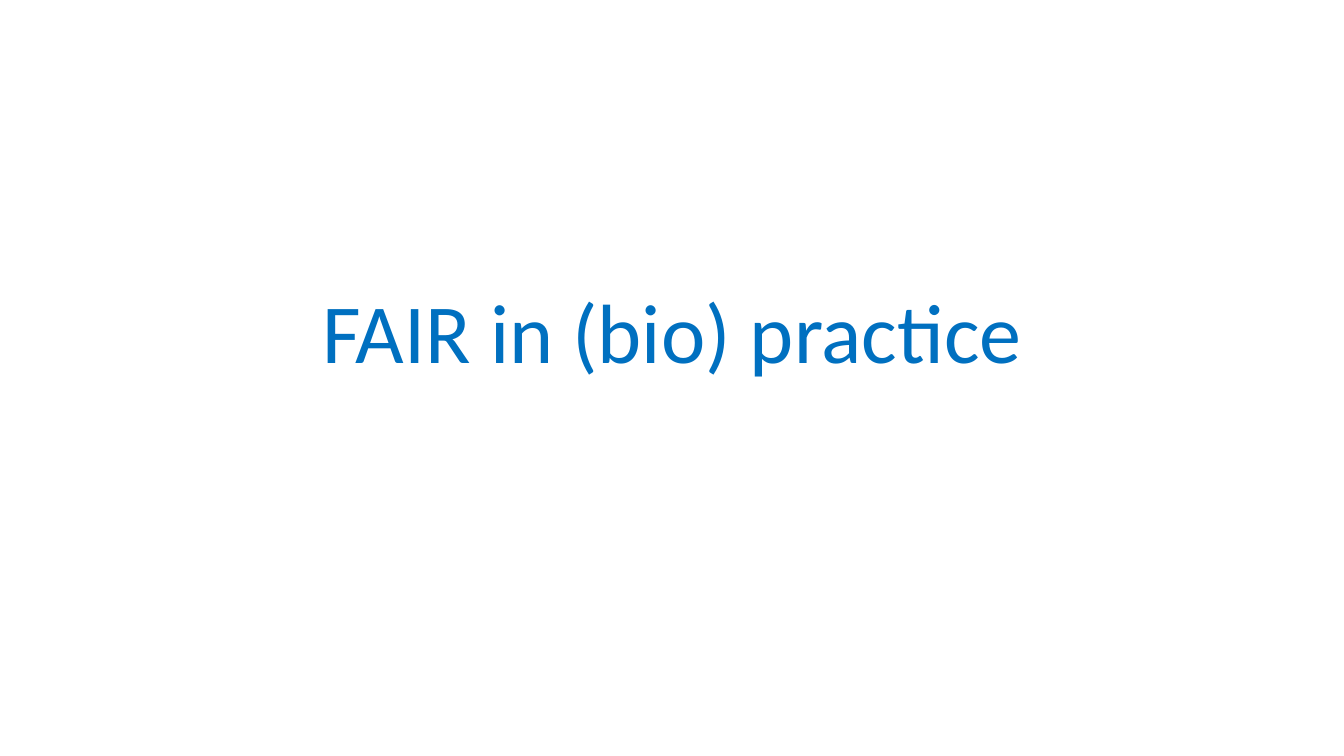
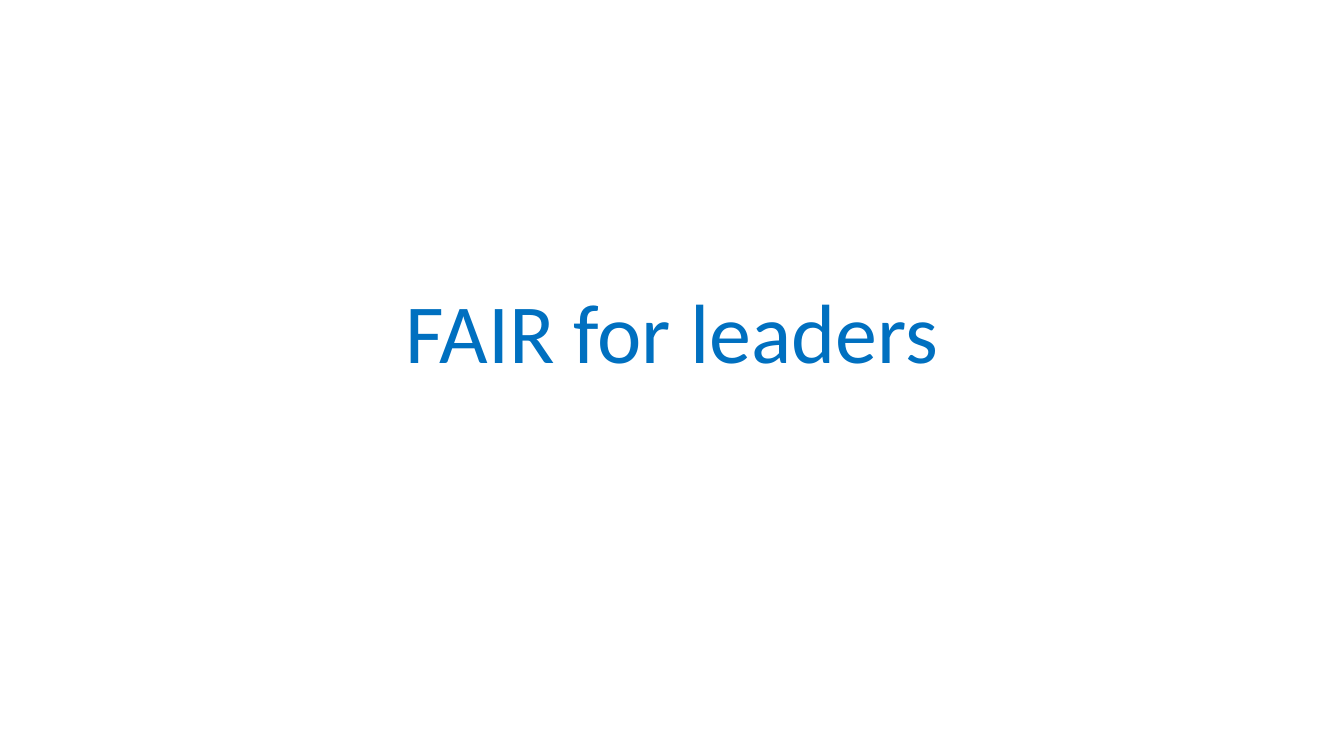
Before and after one commit to tobyhodges/probable-enigma, a slide deck: slide 1 of instructors/01_Why_are_we_here.pptx. Drawn at 1344x756 pixels with LibreOffice and Linux fonts; fonts in the diff are those of the drawing; background and template pictures are left out. Boxes give left, top, right and bottom in pixels: in the first picture for what was removed or moved away, otherwise in the second. Text is boxed around its words. In the diff, an @@ line names an element or a change of style, - is before the commit and + after.

```diff
--- a/instructors/01_Why_are_we_here.pptx
+++ b/instructors/01_Why_are_we_here.pptx
@@ title at (406, 304, 938, 364): text changed @@
-FAIR in (bio) practice
+FAIR for leaders
```
Also in this commit, not shown: 1 other slide changed, 18 slides added, 1 slide removed, 1 other file.
